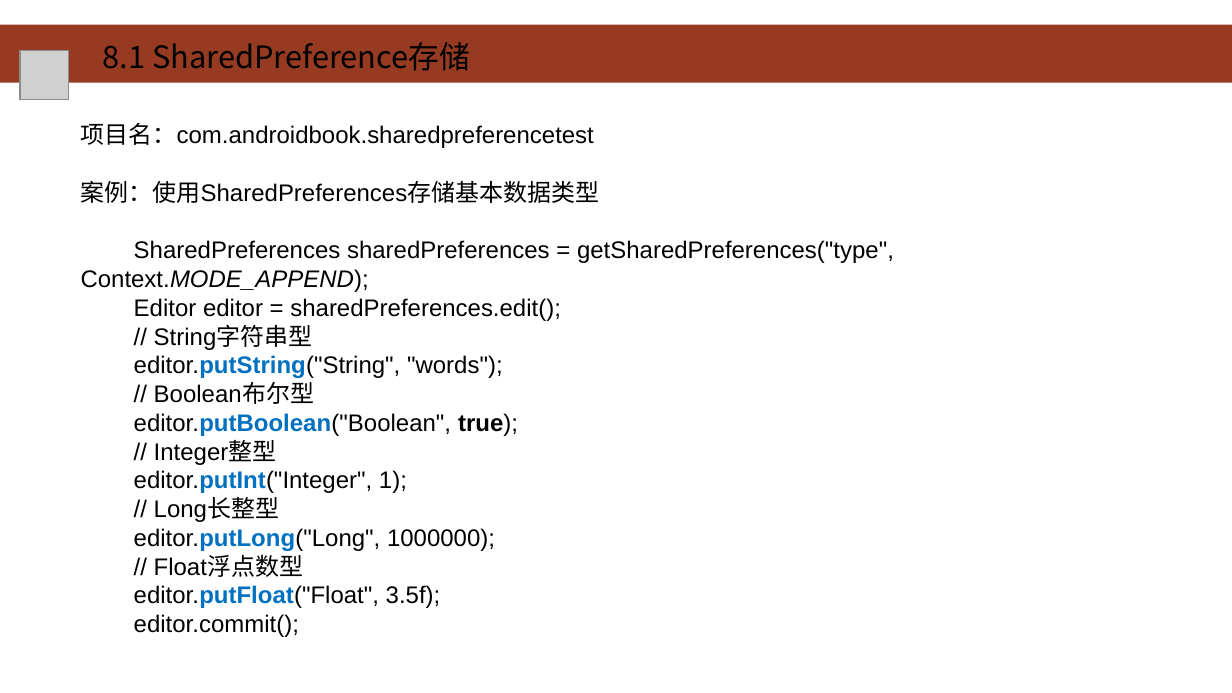
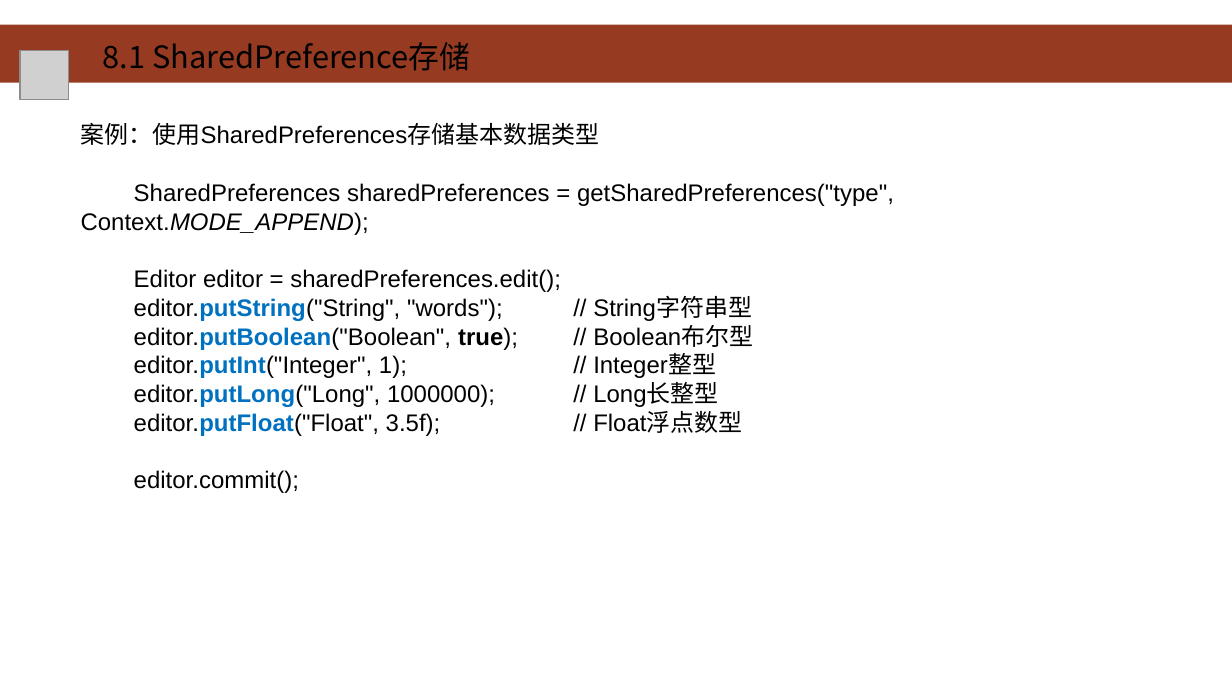
Before and after one commit to HBU/Android-PPT, a slide deck: slide 5 of 08.0 -- 数据存储 -- 第08章.ppt. Drawn at 1232x693 pixels with LibreOffice and Linux fonts; fonts in the diff are those of the drawing; grey boxes stand for pictures; background and template pictures are left out. Boxes give left, top, right and bottom in pixels: in the first picture for what was removed or moved away, otherwise in the second. Text is boxed around its words. In the diff, an @@ line names an element or a change of style, - is before the commit and + after.

```diff
--- a/08.0 -- 数据存储 -- 第08章.ppt
+++ b/08.0 -- 数据存储 -- 第08章.ppt
@@ text at (x1=81, y1=123, x2=594, y2=148): paragraph removed @@
-项目名：com.androidbook.sharedpreferencetest
@@ text at (x1=134, y1=297, x2=753, y2=436): text changed @@
-// String字符串型
-editor.putString("String", "words");
-// Boolean布尔型
-editor.putBoolean("Boolean", true);
-// Integer整型
-editor.putInt("Integer", 1);
-// Long长整型
-editor.putLong("Long", 1000000);
-// Float浮点数型
-editor.putFloat("Float", 3.5f);
+editor.putString("String", "words"); // String字符串型
+editor.putBoolean("Boolean", true); // Boolean布尔型
+editor.putInt("Integer", 1); // Integer整型
+editor.putLong("Long", 1000000); // Long长整型
+editor.putFloat("Float", 3.5f); // Float浮点数型
```
Also in this commit, not shown: 10 other slides changed, 1 slide removed.
